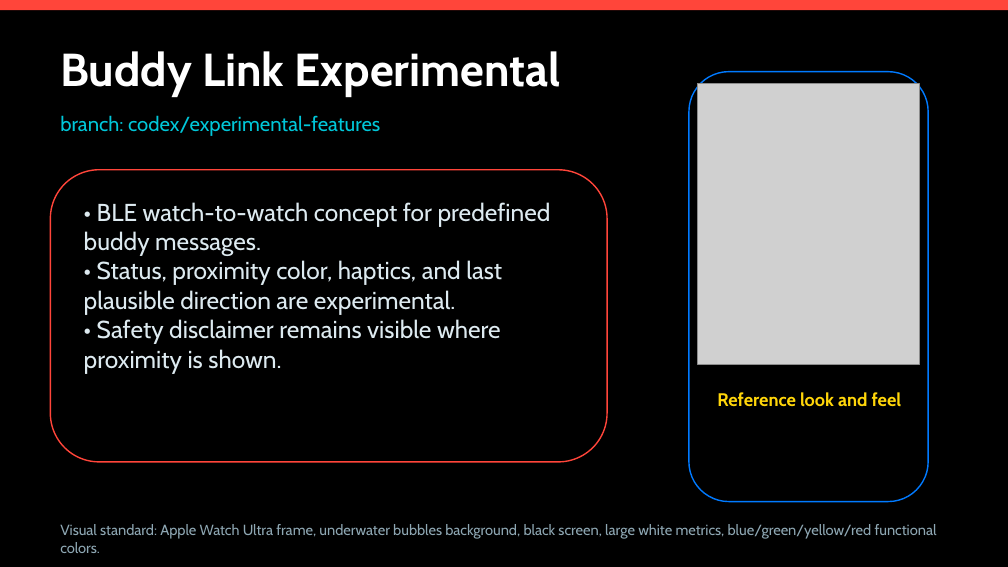
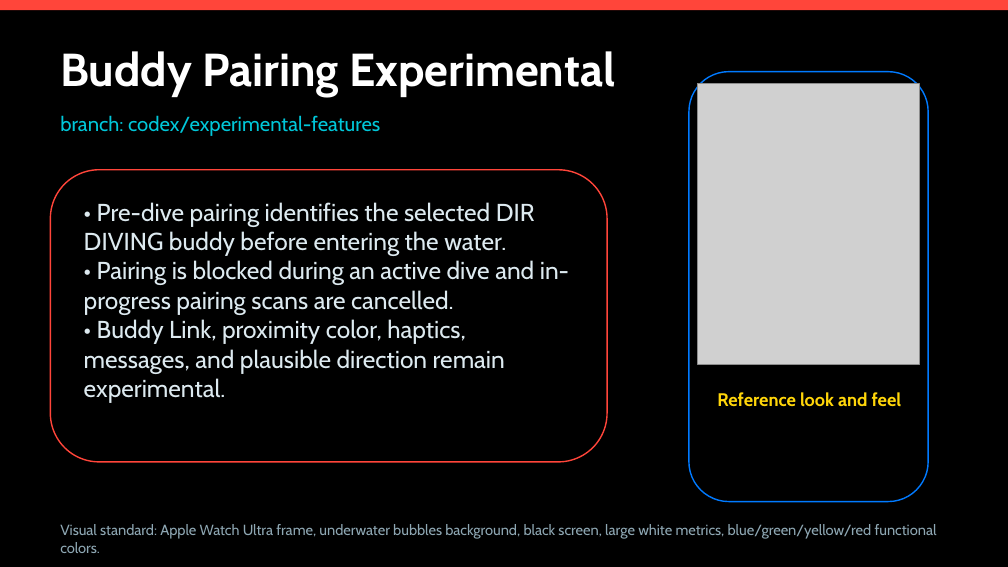
Before and after one commit to egopfe/DirDiving-App, a slide deck: slide 7 of DIR_DIVING_Project_Presentation.pptx. Drawn at 1008x567 pixels with LibreOffice and Linux fonts; fonts in the diff are those of the drawing; grey boxes stand for pictures. Boxes give left, top, right and bottom in pixels: in the first picture for what was removed or moved away, otherwise in the second. Text is boxed around its words. In the diff, an @@ line names an element or a change of style, - is before the commit and + after.

Commit message:
Update buddy pairing presentations

```diff
--- a/DIR_DIVING_Project_Presentation.pptx
+++ b/DIR_DIVING_Project_Presentation.pptx
@@ text at bbox=[60, 51, 615, 97]: text changed @@
-Buddy Link Experimental
+Buddy Pairing Experimental
@@ text at bbox=[84, 202, 569, 403]: text changed @@
-• BLE watch-to-watch concept for predefined buddy messages.
-• Status, proximity color, haptics, and last plausible direction are experimental.
-• Safety disclaimer remains visible where proximity is shown.
+• Pre-dive pairing identifies the selected DIR DIVING buddy before entering the water.
+• Pairing is blocked during an active dive and in-progress pairing scans are cancelled.
+• Buddy Link, proximity color, haptics, messages, and plausible direction remain experimental.
```
Also in this commit, not shown: 3 other files.
